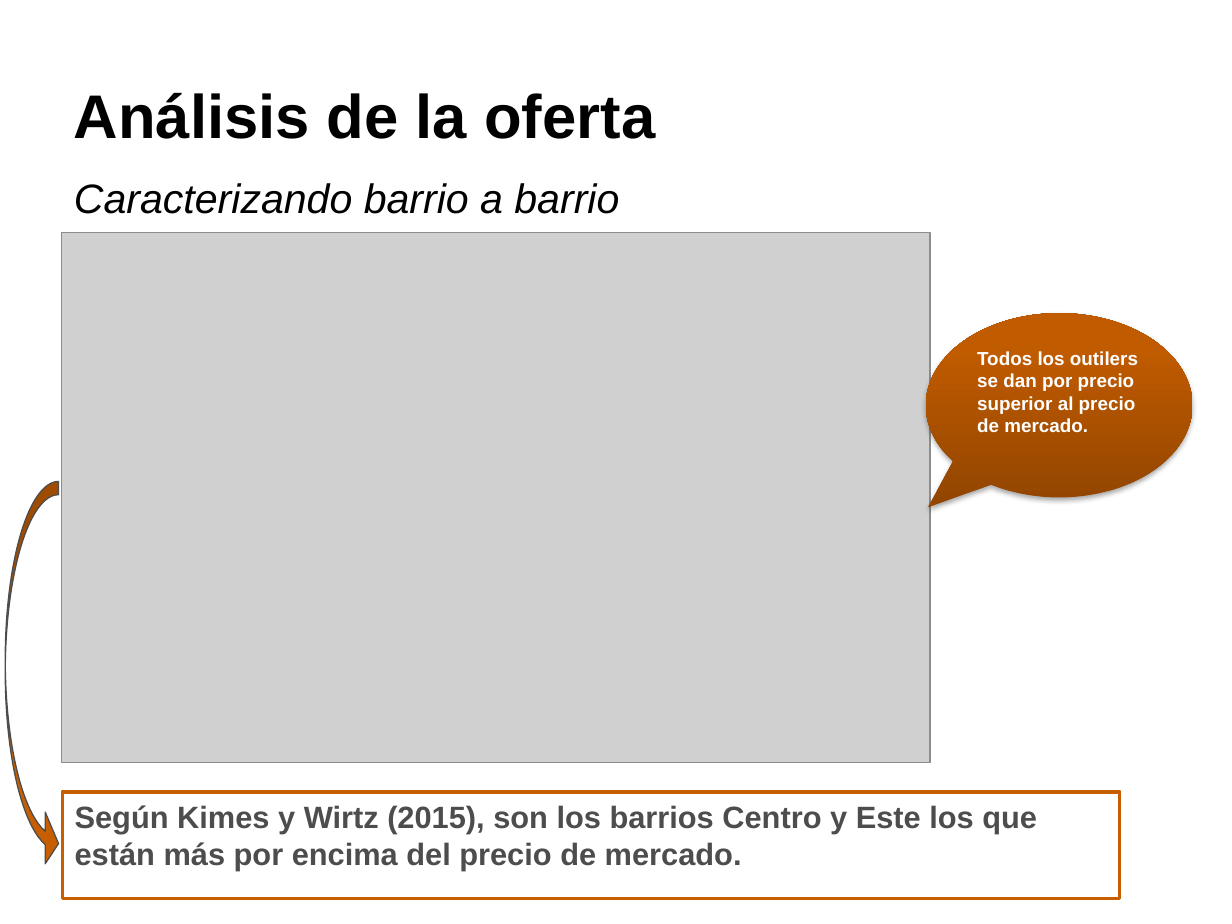
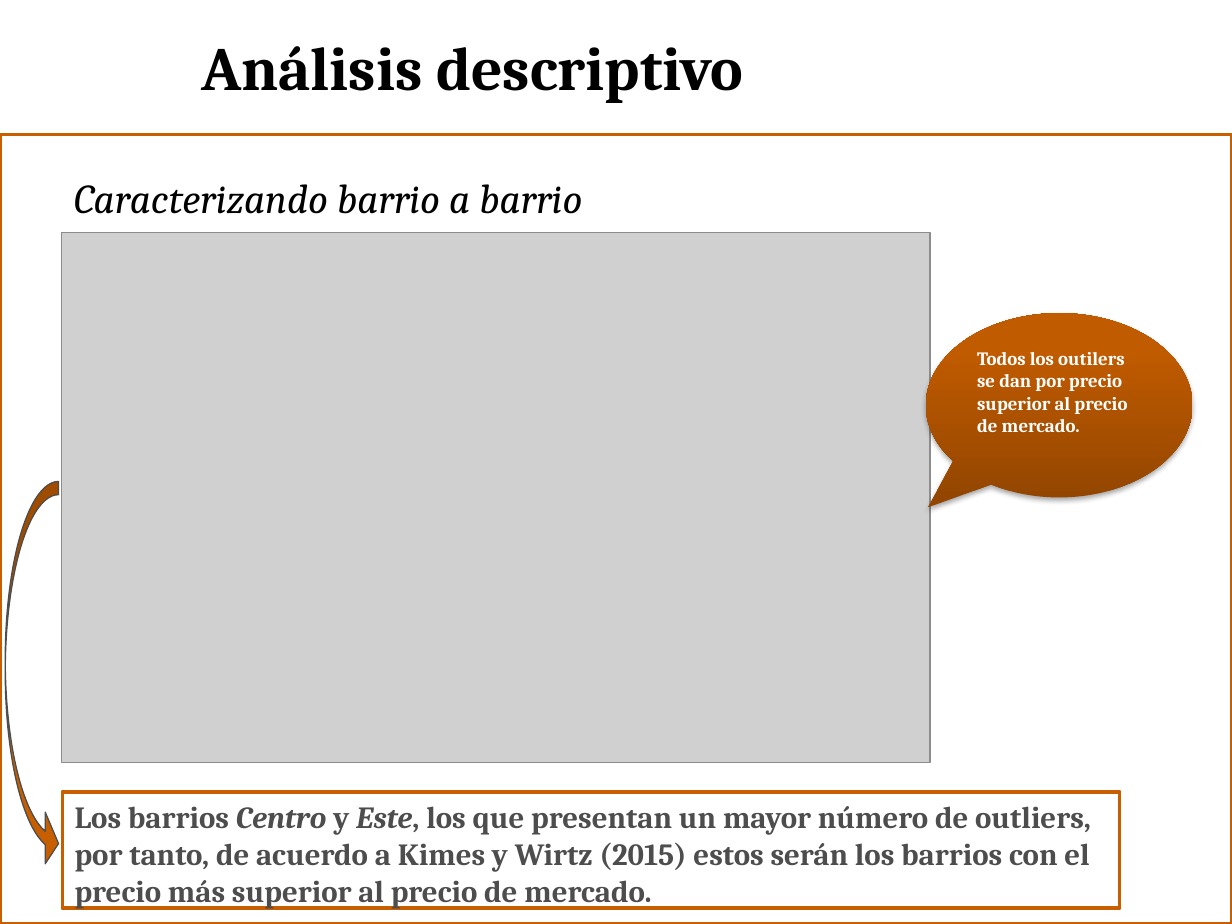
Before and after one commit to Joseluisvic/Trabajo-Final-De-M-ster, a slide deck: slide 7 of Presentación TFM.pptx (slide 8 before the commit). Drawn at 1232x924 pixels with LibreOffice and Linux fonts; fonts in the diff are those of the drawing; grey boxes stand for pictures; background and template pictures are left out. Boxes give left, top, right and bottom in pixels: in the first picture for what was removed or moved away, otherwise in the second. Text is boxed around its words. In the diff, an @@ line names an element or a change of style, - is before the commit and + after.

```diff
--- a/Presentación TFM.pptx
+++ b/Presentación TFM.pptx
@@ title at (201, 46, 743, 103): text changed; font Arial to Cambria @@
-Análisis de la oferta
+Análisis descriptivo
@@ rectangle added at (0, 134, 1232, 924), fill #FFFFFF, outline #C75E00 2 pt @@
@@ text "Caracterizando barrio a barrio" at (74, 184, 582, 214): font Arial to Cambria @@
@@ speech bubble "Todos los outilers se dan ..." at (925, 313, 1193, 498): font Arial to Cambria @@
@@ rectangle "Los barrios Centro y Este, ...": place and size @@
-rectangle "Los barrios Centro y Este, ..." at (63, 792, 1120, 899)
+rectangle "Los barrios Centro y Este, ..." at (63, 792, 1120, 908)
@@ text in rectangle at (75, 806, 1091, 909): text changed; font Arial to Cambria @@
-Según Kimes y Wirtz (2015), son los barrios Centro y Este los que están más por encima del precio de mercado.
+Los barrios Centro y Este, los que presentan un mayor número de outliers, por tanto, de acuerdo a Kimes y Wirtz (2015) estos serán los barrios con el precio más superior al precio de mercado.
```
Also in this commit, not shown: 7 other slides changed, 9 slides added, 3 slides removed, 1 other file.
